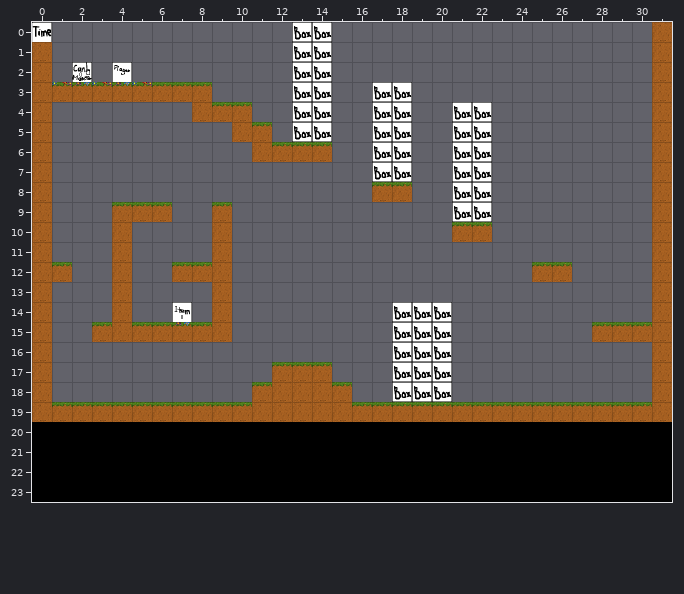
Two versions of a level (Tiled map, levels/level1.1.tmx). The picture above is the old version.
Cells are 32x32 px. Shown: x 0..31, y 0..23.
The result:
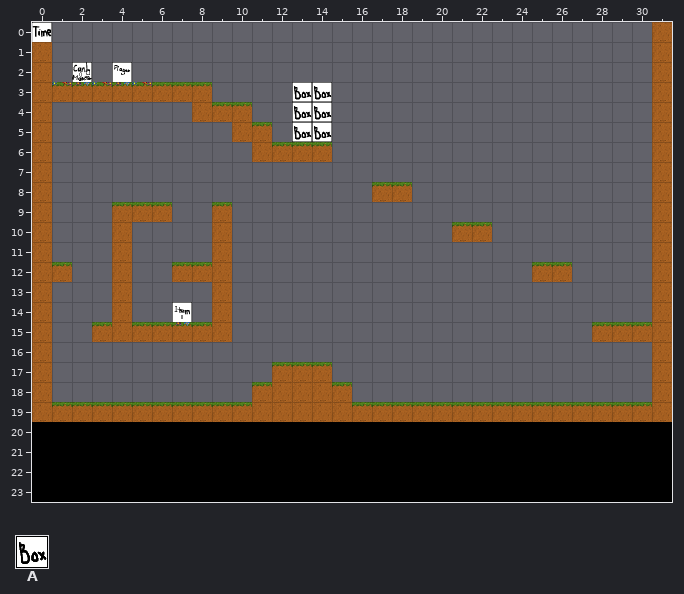
Key: from "position32x32": A 6.
_ is an empty cell.
Change:
Layer "position":
y 0..2: x 13..14 AA -> __
y 3: x 17..18 AA -> __
y 4..7: x 17..18 AA -> __; x 21..22 AA -> __
y 8..9: x 21..22 AA -> __
y 14..18: x 18..20 AAA -> ___
